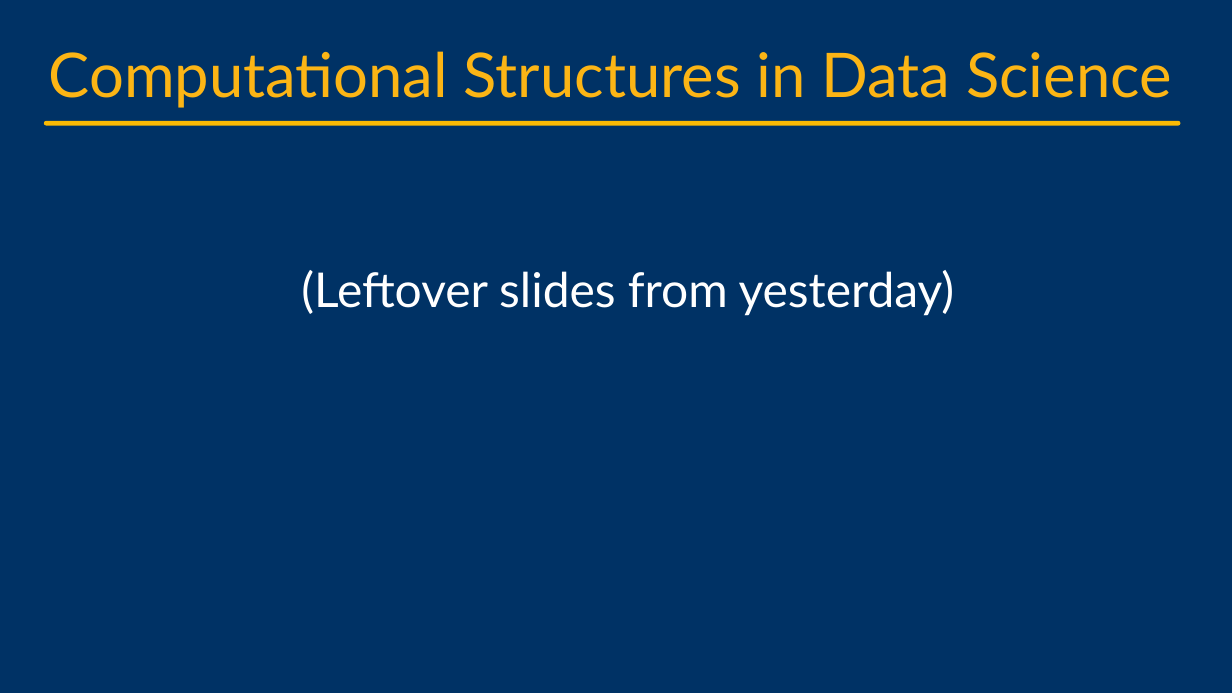
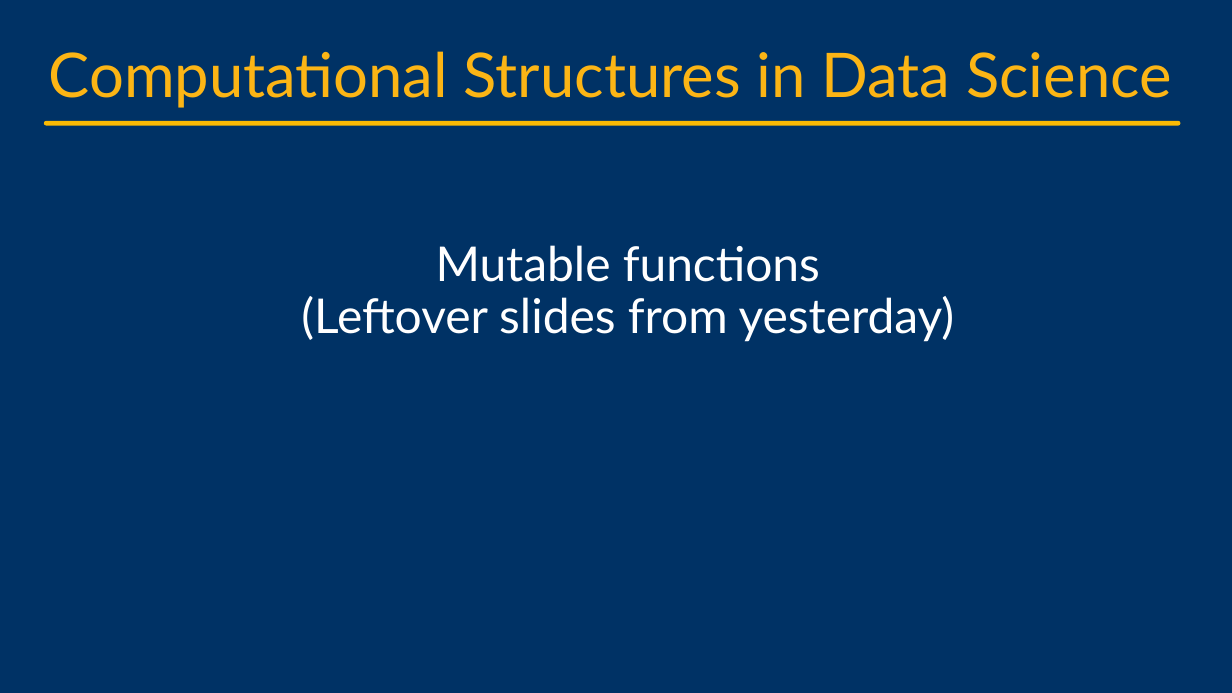
Before and after one commit to cs88-website/su24, a slide deck: slide 5 of assets/slides/su24/10-ADTs.pptx. Drawn at 1232x693 pixels with LibreOffice and Linux fonts; fonts in the diff are those of the drawing; background and template pictures are left out. Boxes give left, top, right and bottom in pixels: in the first picture for what was removed or moved away, otherwise in the second. Text is boxed around its words. In the diff, an @@ line names an element or a change of style, - is before the commit and + after.

```diff
--- a/assets/slides/su24/10-ADTs.pptx
+++ b/assets/slides/su24/10-ADTs.pptx
@@ title at (301, 245, 954, 342): text changed @@
-(Leftover slides from yesterday)
+Mutable functions
+(Leftover slides from yesterday)
```
Also in this commit, not shown: 3 other slides changed, 3 other files.
